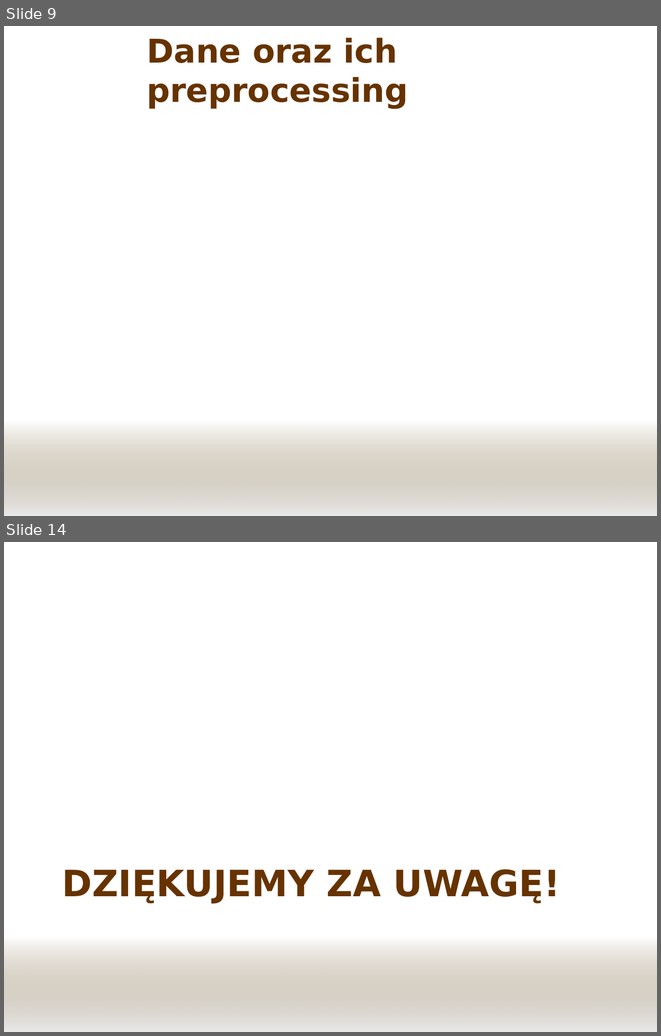
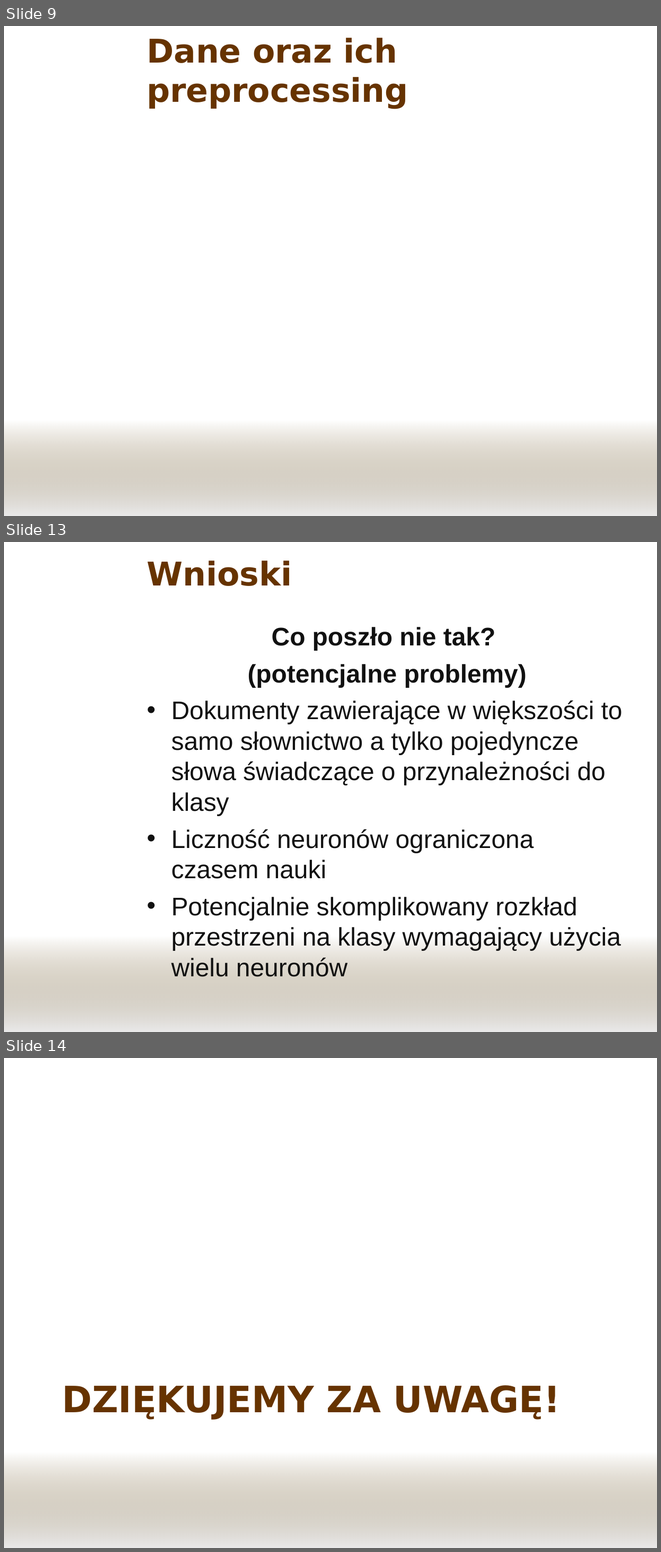
Before and after one commit to panchamk/mini08sn, a slide deck: doc/Prezentacja.ppt. Shown one above the other, each under a label of ours: slides 9 and 14 before the commit, slides 9, 13 and 14 after it; the slides between them are not shown. The pictures are 661x1036 and 661x1552 pixels, drawn with LibreOffice and Linux fonts; fonts in the diff are those of the drawing; background and template pictures are left out. Boxes give left, top, right and bottom in pixels: in the first picture for what was removed or moved away, otherwise in the second. Text is boxed around its words. In the diff, an @@ line names an element or a change of style, - is before the commit and + after.

```diff
--- a/doc/Prezentacja.ppt
+++ b/doc/Prezentacja.ppt
@@ slide 13 added at box(4, 542, 657, 1032), background picture (left out); not listed: 1 template element that a slide beside it also shows @@
@@ title added at box(147, 561, 292, 586), 36 pt, text #663300, bold @@
+Wnioski
@@ text added at box(171, 627, 623, 977), 28 pt, text #111111 @@
+Co poszło nie tak?
+(potencjalne problemy)
+• Dokumenty zawierające w większości to samo słownictwo a tylko pojedyncze słowa świadczące o przynależności do klasy
+• Liczność neuronów ograniczona czasem nauki
+• Potencjalnie skomplikowany rozkład przestrzeni na klasy wymagający użycia wielu neuronów
```
Also in this commit, not shown: 3 other slides added, 4 slides removed.
